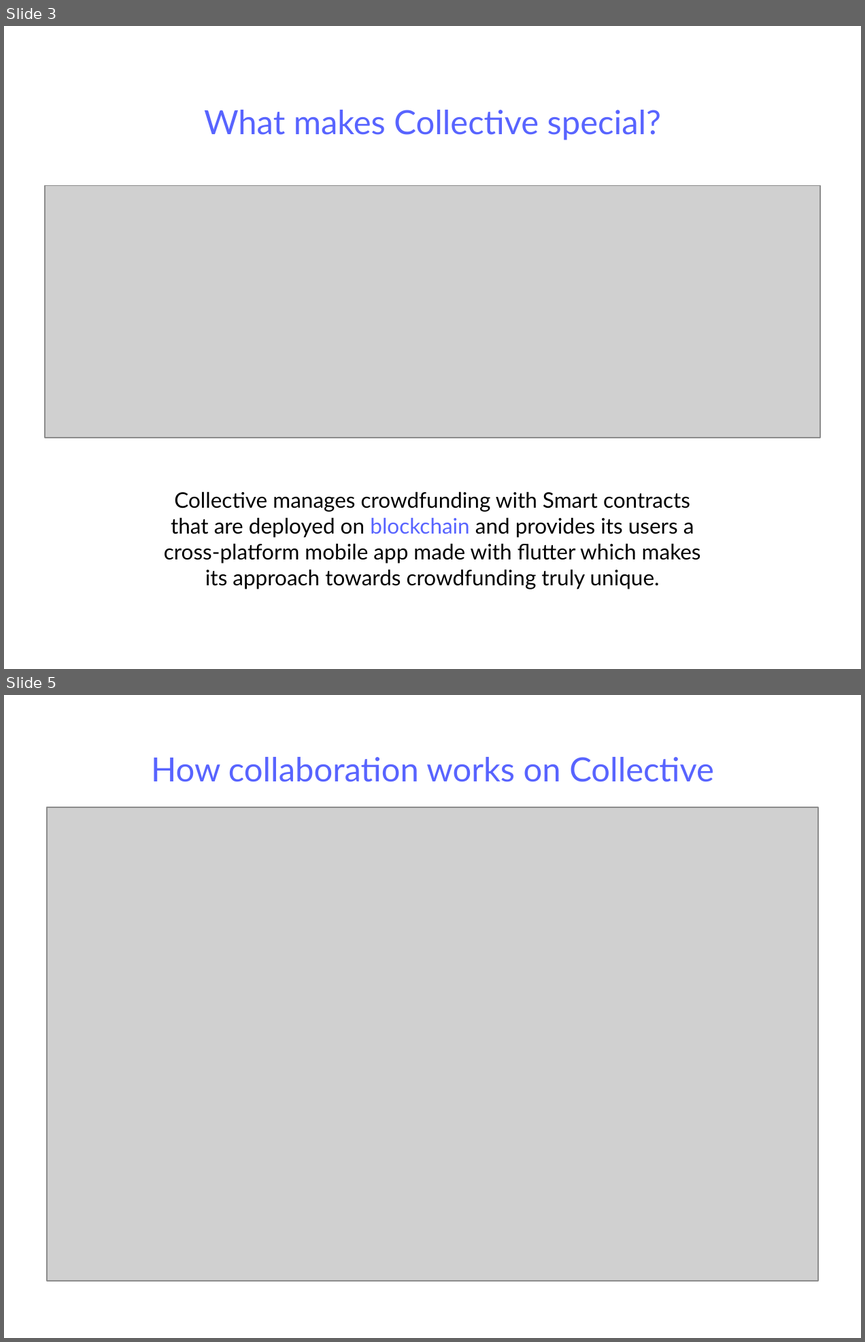
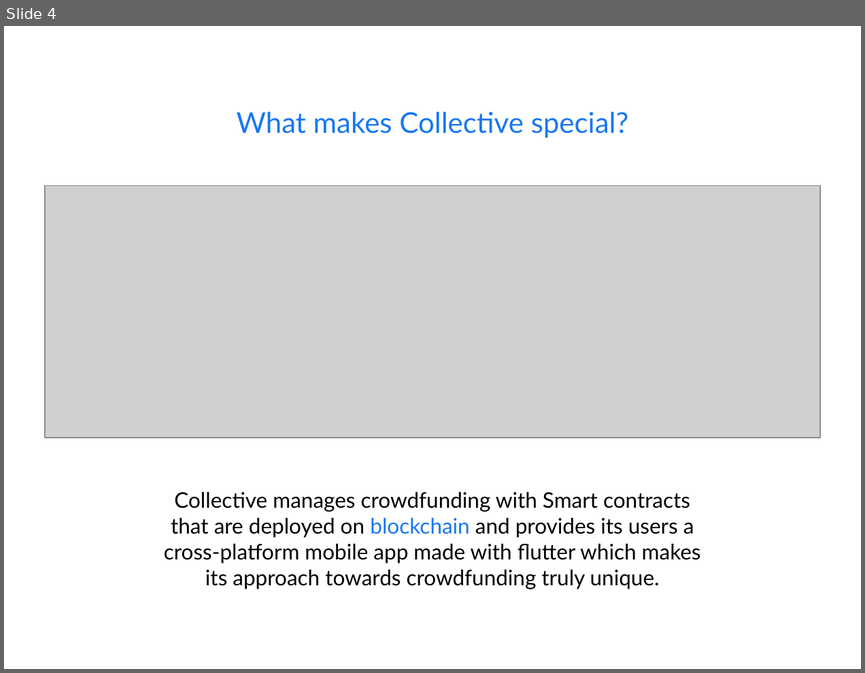
Before and after one commit to sagarparker/Collective, a slide deck: assets/CollectivePitchDeck.ppt. Shown one above the other, each under a label of ours: slides 3 and 5 before the commit, slide 4 after it; the slides between them are not shown. The pictures are 865x1342 and 865x673 pixels, drawn with LibreOffice and Linux fonts; fonts in the diff are those of the drawing; grey boxes stand for pictures. Boxes give left, top, right and bottom in pixels: in the first picture for what was removed or moved away, otherwise in the second. Text is boxed around its words. In the diff, an @@ line names an element or a change of style, - is before the commit and + after.

```diff
--- a/assets/CollectivePitchDeck.ppt
+++ b/assets/CollectivePitchDeck.ppt
@@ slide 5 removed at (4,695,861,1338), background #FFFFFF @@
@@ title removed at (151,757,714,782) @@
-How collaboration works on Collective
@@ picture removed at (47,807,818,1281) @@
@@ what was slide 3 is now slide 4 @@
@@ slide 4 changed as well @@
@@ title "What makes Collective special?" at (237,112,629,138): size 28 to 24 pt, text colour #5864FF to #1877F2 @@
@@ text "Collective manages crowdfunding with Smart ..." at (164,491,701,589): text colour #5864FF to #1877F2 in "blockchain" @@
```
Also in this commit, not shown: 3 other slides changed, 3 slides added, 2 other slides removed, 2 other files.
